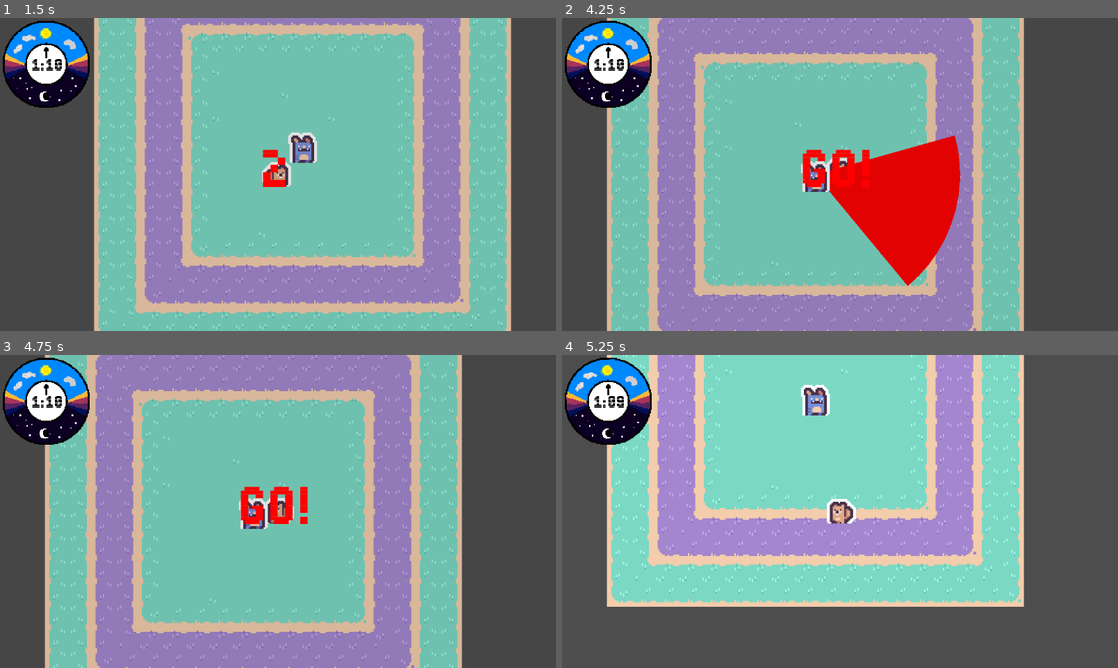
Above: before the commit, frames 1-4 (two rows, left to right).
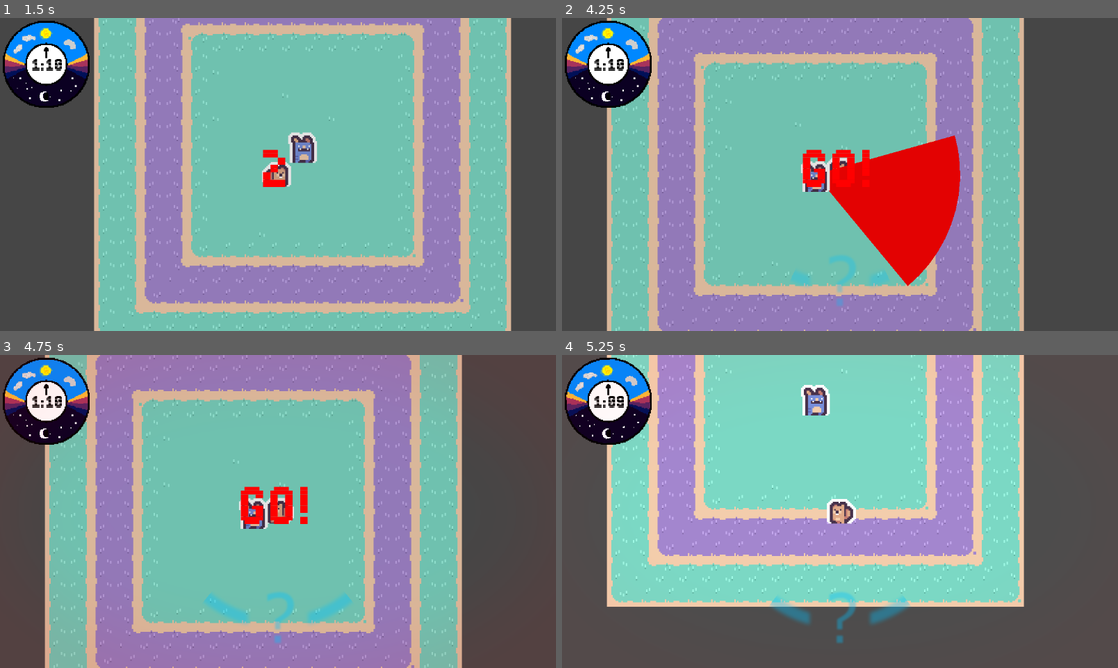
Above: after the commit, the same moments.

Repository: Sosenteam/groundhog-stealth
Game: Godot game, scene res://world.tscn
The game is run twice, just before and just after one commit, with the same random seed, the same clock (stepped at 60 frames per second) and the same inputs.
Inputs:
- Up to frame 1 (1.5 s): tap Enter at 0.5 s; hold D (move_right) 0.53-1.28 s; hold Space (move_dash) 0.53-1.28 s; hold S (move_down) from 1.28 s (still down); tap Space (move_dash) at 1.35 s
- Up to frame 2 (4.25 s): release S (move_down) at 2.03 s; hold D (move_right) 2.03-2.78 s; hold Space (move_dash) 2.03-2.78 s; hold W (move_up) 2.78-3.53 s; tap Space (move_dash) at 2.85 s; hold A (move_left) from 3.53 s (still down); hold Space (move_dash) from 3.53 s (still down)
- Up to frame 3 (4.75 s): keep holding A (move_left); release Space (move_dash) at 4.28 s; tap Space (move_dash) at 4.35 s
- Up to frame 4 (5.25 s): release A (move_left) at 5.03 s; hold S (move_down) from 5.03 s (still down); hold Space (move_dash) from 5.03 s (still down)

Frame 1 is identical in both runs. In frame 2, 0.4% of the frame differs, in the area x 41-59%, y 76-92%; in frame 3, 0.8%; in frame 4, 0.8%, in the area x 37-63%, y 75-92%.

Commit message:
Added detection ring to world

Diff:
--- a/detectionmeter.gd
+++ b/detectionmeter.gd
@@ -14,8 +14,8 @@
 var currentSeenTime:float;
 var timeAfterStoppedBeingSeen:float;
 
-func setCanPhilSeePlayer(canSeePlayer:bool):
-	self.canPhilSeePlayer = canPhilSeePlayer
+func setCanPhilSeePlayer(newCanSee:bool):
+	canPhilSeePlayer = newCanSee
 
 func setSettings(maxSeenTime:float, decayRate:float, decayDelay:float):
 	self.maxSeenTime = maxSeenTime;
@@ -42,12 +42,22 @@
 	var detectionPercentage = clampf(currentSeenTime / maxSeenTime, 0.0, 1.0);
 	var vignettePercentage = clampf((currentSeenTime - vignetteStartPercent) / (maxSeenTime - vignetteStartPercent), 0.0, 1.0);
 
-	$vignette.modulate.a = vignettePercentage * vignetteMaxAlpha;
+	$vignette.modulate.a = sqrt(vignettePercentage) * vignetteMaxAlpha;
 
 	$center/squarecontainer/progressbar.value = detectionPercentage;
-	$center/squarecontainer/progressbar.modulate.a = detectionPercentage * ringMaxAlpha;
+	$center/squarecontainer/progressbar.modulate.a = sqrt(detectionPercentage) * ringMaxAlpha;
 
 	$center/squarecontainer/progressbar/exclamation.modulate.a = clampf((detectionPercentage - 0.4) * 2, 0, 1)
 
 	if(detectionPercentage >= 1.0):
 		detected.emit();
+
+
+func _on_phil_start_detecting() -> void:
+	print(":3")
+	setCanPhilSeePlayer(true)
+
+
+func _on_phil_stop_detecting() -> void:
+	print("3:")
+	setCanPhilSeePlayer(false)
--- a/detectionmeter.tscn
+++ b/detectionmeter.tscn
@@ -14,9 +14,9 @@
 grow_horizontal = 2
 grow_vertical = 2
 script = ExtResource("1_h0kuk")
-maxSeenTime = 1.64
-decayRate = 1.5
-canPhilSeePlayer = true
+maxSeenTime = 2.5
+decayRate = 0.124
+decayDelay = 0.5
 metadata/_edit_lock_ = true
 
 [node name="vignette" type="TextureRect" parent="." unique_id=976683970]
@@ -43,7 +43,7 @@
 layout_mode = 2
 
 [node name="progressbar" type="TextureProgressBar" parent="center/squarecontainer" unique_id=1849972345]
-modulate = Color(1, 1, 1, 0.44705883)
+modulate = Color(1, 1, 1, 0.8039216)
 layout_mode = 2
 max_value = 1.0
 step = 0.0
--- a/world.tscn
+++ b/world.tscn
@@ -4,6 +4,7 @@
 [ext_resource type="PackedScene" uid="uid://dxb2ov5is2nnp" path="res://player.tscn" id="1_f3sb7"]
 [ext_resource type="PackedScene" uid="uid://caruxtugr2x8w" path="res://coins/coin_spawner.tscn" id="2_036b0"]
 [ext_resource type="PackedScene" uid="uid://cplpa17jbsapc" path="res://phil/phil.tscn" id="2_tlwt5"]
+[ext_resource type="PackedScene" uid="uid://cjuc8r4bhjn5e" path="res://detectionmeter.tscn" id="3_dwbse"]
 [ext_resource type="PackedScene" uid="uid://d2cocoqvke31k" path="res://countdown_timer.tscn" id="5_036b0"]
 
 [node name="World" type="Node2D" unique_id=1311250771]
@@ -27,3 +28,10 @@
 position = Vector2(-104, 0)
 
 [node name="CountdownTimer" parent="." unique_id=2144968753 instance=ExtResource("5_036b0")]
+
+[node name="DetectionLayer" type="CanvasLayer" parent="." unique_id=1225458925]
+
+[node name="DetectionMeter" parent="DetectionLayer" unique_id=49715098 instance=ExtResource("3_dwbse")]
+
+[connection signal="start_detecting" from="Phil" to="DetectionLayer/DetectionMeter" method="_on_phil_start_detecting"]
+[connection signal="stop_detecting" from="Phil" to="DetectionLayer/DetectionMeter" method="_on_phil_stop_detecting"]
